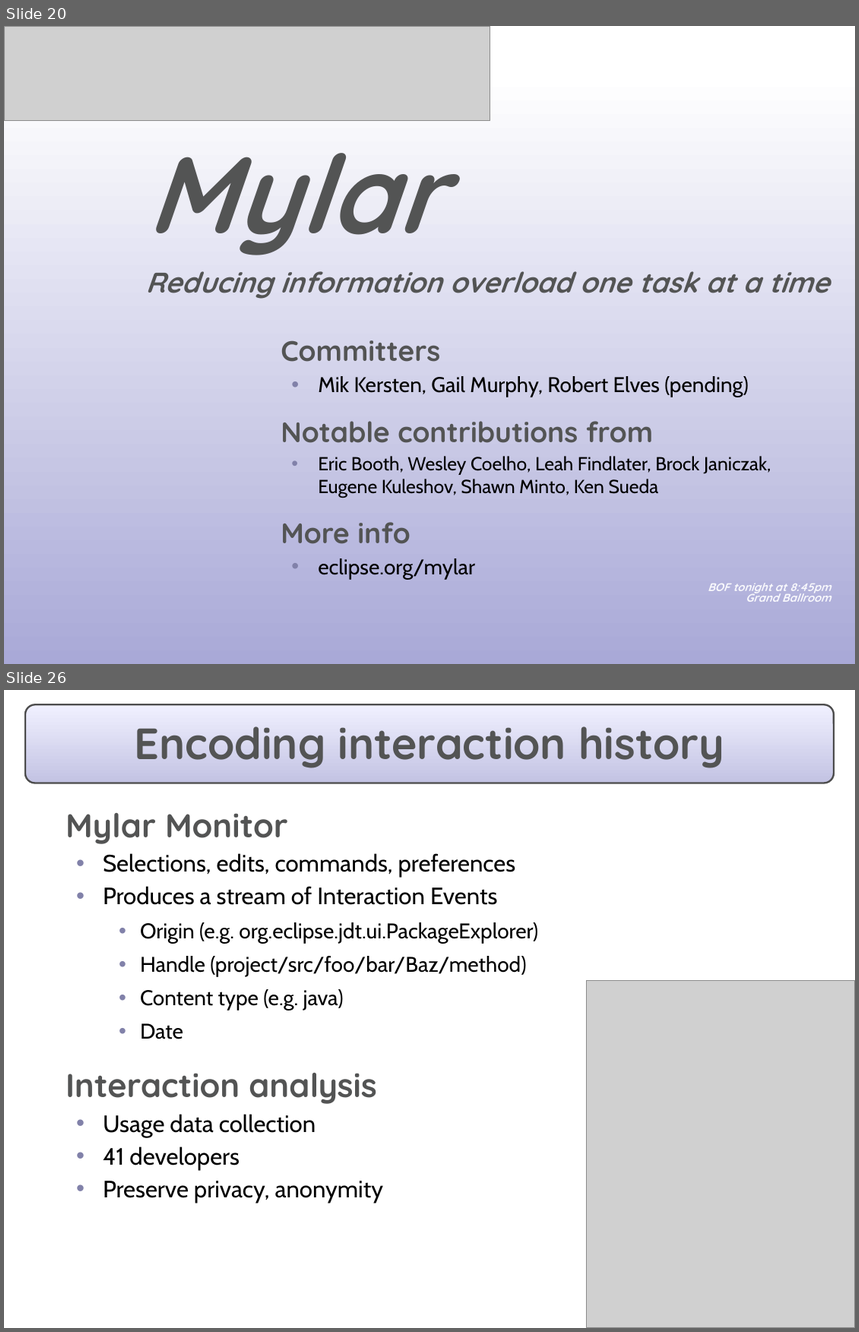
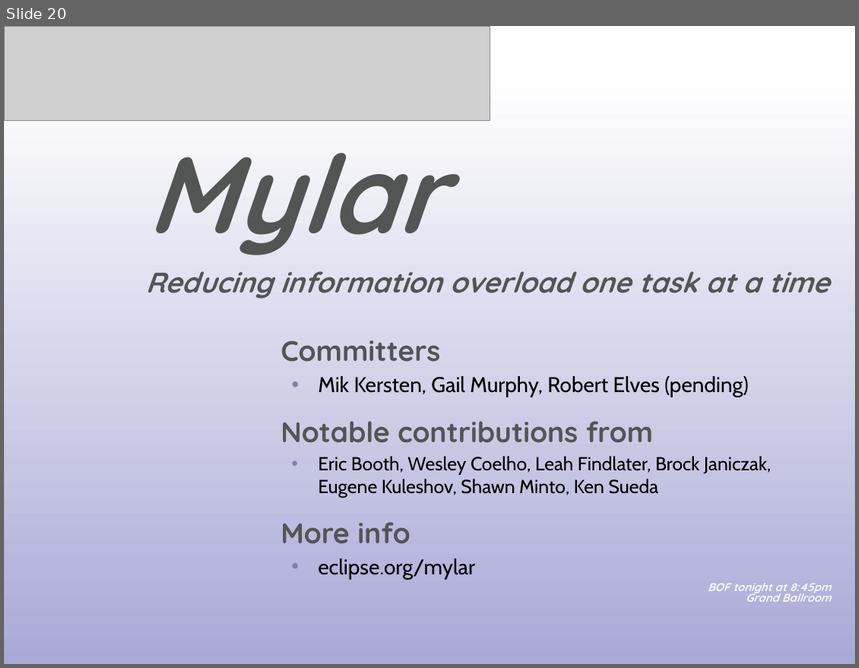
Before and after one commit to eclipse-mylyn/mylyn-website, a slide deck: publications/2006-03-mylar-eclipsecon.ppt. Shown one above the other, each under a label of ours: slides 20 and 26 before the commit, slide 20 after it; the slides between them are not shown. The pictures are 859x1332 and 859x668 pixels, drawn with LibreOffice and Linux fonts; fonts in the diff are those of the drawing; grey boxes stand for pictures. Boxes give left, top, right and bottom in pixels: in the first picture for what was removed or moved away, otherwise in the second. Text is boxed around its words. In the diff, an @@ line names an element or a change of style, - is before the commit and + after.

Commit message:
Progress on: Post EclipseCon slides

```diff
--- a/publications/2006-03-mylar-eclipsecon.ppt
+++ b/publications/2006-03-mylar-eclipsecon.ppt
@@ slide 26 removed at bbox=[4, 690, 855, 1328], background #FFFFFF; not listed: 1 template element that a slide beside it also shows @@
@@ title removed at bbox=[134, 726, 724, 768] @@
-Encoding interaction history
@@ text removed at bbox=[66, 813, 538, 1203] @@
-  Mylar Monitor
-  • Selections, edits, commands, preferences
-  • Produces a stream of Interaction Events
-    • Origin (e.g. org.eclipse.jdt.ui.PackageExplorer)
-    • Handle (project/src/foo/bar/Baz/method)
-    • Content type (e.g. java)
-    • Date
-  Interaction analysis
-  • Usage data collection
-  • 41 developers
-  • Preserve privacy, anonymity
@@ picture removed at bbox=[587, 981, 855, 1328] @@
```
Also in this commit, not shown: 1 slide changed, 5 other slides removed, 3 other files.
